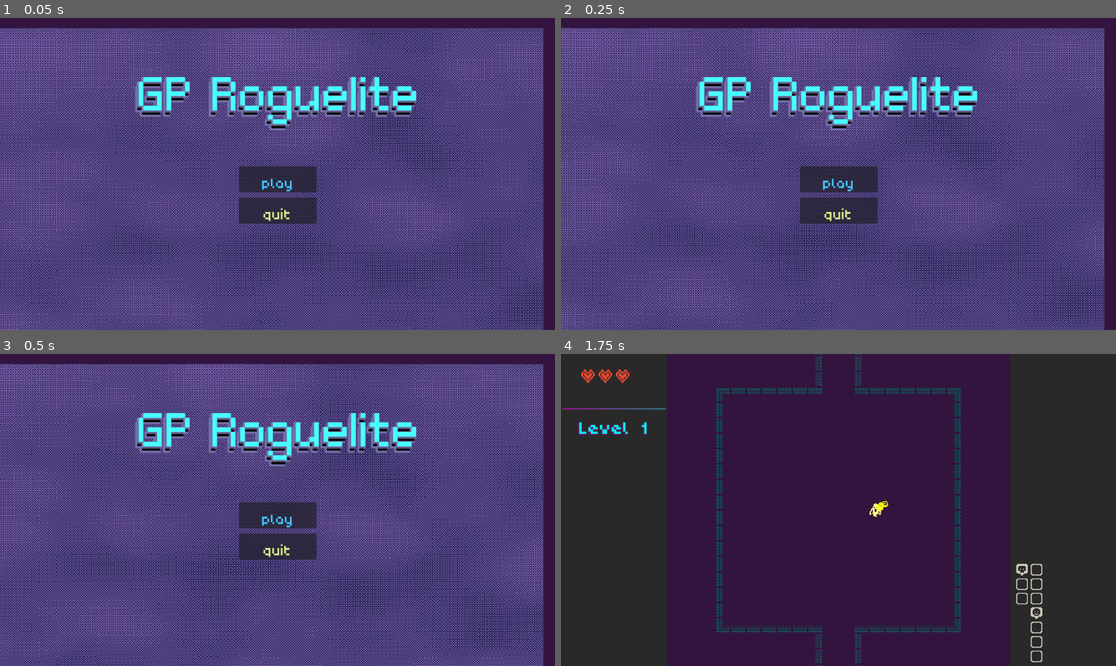
Above: before the commit, frames 1-4 (two rows, left to right).
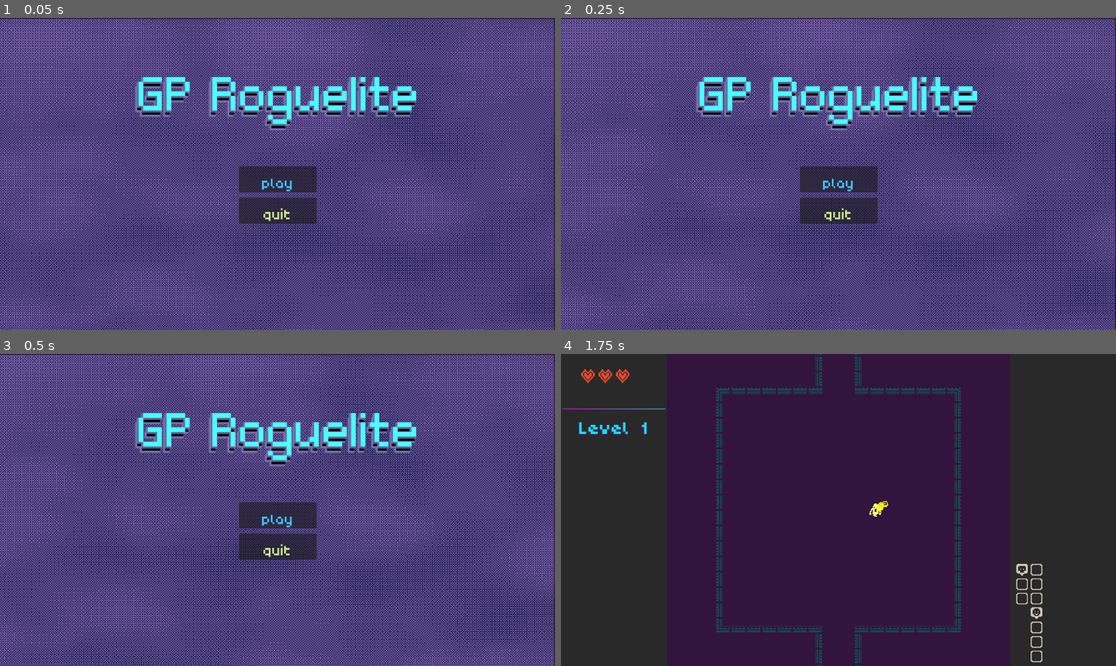
Above: after the commit, the same moments.

Repository: efredericks/gp-roguelite
Game: Godot game, scene res://scenes/menu.tscn
Two runs of this game, one before a commit and one after it. Both use one fixed random seed, a clock stepped at 60 frames per second and the inputs below. Sound files missing from this copy of the repository are replaced by a short silence.
Inputs (mouse positions are in pixels of both pictures, inside the frame that each line leads up to):
- Up to frame 1 (0.05 s): no input
- Up to frame 2 (0.25 s): no input
- Up to frame 3 (0.5 s): no input
- Up to frame 4 (1.75 s): click "play" at 0.5 s; tap Enter at 1.25 s; move the mouse to (960, 494) at 1.27 s; press the mouse at (960, 494) at 1.28 s; hold D (move_right) from 1.28 s (still down)

The runs differ from the first frame. In frame 1, 7.5% of the frame differs, in the area x 0-100%, y 0-100%; in frame 2, 7.5%; in frame 3, 7.5%; in frame 4, nothing differs.

Commit message:
start of enemy programs, cleanup, debug

Diff:
--- a/project.godot
+++ b/project.godot
@@ -67,6 +67,16 @@
 "events": [Object(InputEventMouseButton,"resource_local_to_scene":false,"resource_name":"","device":-1,"window_id":0,"a …(253 unchanged characters)…
 ]
 }
+restart={
+"deadzone": 0.2,
+"events": [Object(InputEventKey,"resource_local_to_scene":false,"resource_name":"","device":-1,"window_id":0,"alt_pressed":false,"shift_pressed":false,"ctrl_pressed":false,"meta_pressed":false,"pressed":false,"keycode":0,"physical_keycode":82,"key_label":0,"unicode":114,"location":0,"echo":false,"script":null)
+]
+}
+invincible={
+"deadzone": 0.2,
+"events": [Object(InputEventKey,"resource_local_to_scene":false,"resource_name":"","device":-1,"window_id":0,"alt_pressed":false,"shift_pressed":true,"ctrl_pressed":false,"meta_pressed":false,"pressed":false,"keycode":0,"physical_keycode":96,"key_label":0,"unicode":126,"location":0,"echo":false,"script":null)
+]
+}
 
 [layer_names]
 
--- /dev/null
+++ b/scenes/enemies/enemy_gp.tscn
@@ -0,0 +1,15 @@
+[gd_scene format=3 uid="uid://bjh4vkkvloeej"]
+
+[ext_resource type="PackedScene" uid="uid://b37onasdp1ora" path="res://scenes/enemies/enemy.tscn" id="1_mw5ax"]
+
+[node name="enemy" unique_id=1570522543 instance=ExtResource("1_mw5ax")]
+currHP = null
+maxHP = null
+attack_damage = null
+attack_range = null
+attack_rate = null
+is_shooter = null
+shoot_pattern = null
+shoot_rate = null
+drop_chance = null
+is_boss = null
--- a/scenes/menu.tscn
+++ b/scenes/menu.tscn
@@ -41,10 +41,9 @@
 [node name="BGShader" type="ColorRect" parent="." unique_id=244248881]
 material = SubResource("ShaderMaterial_g3eks")
 layout_mode = 0
-offset_left = -23.0
-offset_top = 21.0
-offset_right = 1128.0
-offset_bottom = 671.0
+offset_top = 2.0
+offset_right = 1150.0
+offset_bottom = 652.0
 
 [node name="title2" type="Label" parent="." unique_id=653372373]
 layout_mode = 1
--- a/scripts/enemy.gd
+++ b/scripts/enemy.gd
@@ -1,7 +1,7 @@
 class_name Enemy extends CharacterBody2D
 
 enum ShootPattern {
-	TARGET, CROSS, X
+	TARGET, CROSS, X, ALG,
 }
 @export var currHP: int = 4
 @export var maxHP: int = 4
@@ -41,7 +41,20 @@
 var player_dir: Vector2
 var player_dist: float
 
+# program-based execution
+var projectile_stack: Array[float]
+var program: Array[String]
+var program_counter: int
+var wait_timer: int
+
+var OP_CODES: Array[String] = [
+	"WAIT_20", "AIM", "FIRE_ONE", "RADIAL_4", "WAIT_40", "RADIAL_8", "FIRE_ALL"
+]
+
 func _ready() -> void:
+
+	#program = ["WAIT_20", "AIM", "FIRE_ONE", "WAIT_20", "RADIAL_4", "FIRE_ONE", "FIRE_ONE", "FIRE_ONE", "FIRE_ONE", "WAIT_40", "RADIAL_8", "FIRE_ALL"]
+
 	player = get_tree().get_first_node_in_group("Player")
 	GlobalSignals.OnPlayerEnterRoom.connect(_on_player_enter_room)
 
@@ -49,13 +62,23 @@
 	is_active = false
 	room = in_room
 
+	projectile_stack = []
+	program = []
+	program_counter = 0
+	wait_timer = 0
+
+	for r in range(randi_range(1, 20)):
+		var op = OP_CODES[randi_range(0, len(OP_CODES)-1)]
+		program.append(op)
+
 # activate when player enters
 func _on_player_enter_room(player_room: Room):
 	is_active = player_room == room
 
 func _process(_delta: float) -> void:
-	if Time.get_unix_time_from_system() - last_shoot_time > shoot_rate and is_shooter and is_active:
-		_shoot()
+	""" old attacking """
+	#if Time.get_unix_time_from_system() - last_shoot_time > shoot_rate and is_shooter and is_active:
+		#_shoot()
 
 	_move_wobble()
 
@@ -67,9 +90,13 @@
 
 	sprite.flip_h = player_dir.x < 0
 
+	_step_program()
+
+	""" old attacking
 	if player_dist < attack_range:
 		_try_attack()
 		return
+	"""
 
 	var local_avoidance = _local_avoidance()
 	if local_avoidance.length() > 0:
@@ -83,6 +110,54 @@
 
 	move_and_slide()
 	# if is_active:
+
+func _step_program() -> void:
+	if wait_timer > 0:
+		wait_timer -= 1
+		return
+
+	# wrap execution
+	if program_counter > len(program) - 1:
+		program_counter = 0
+
+	match program[program_counter]:
+		"AIM":
+			#if player_dist < attack_range:
+			var dir = player.global_position - global_position
+			projectile_stack.push_back(dir.angle() + PI/2.)
+			program_counter += 1
+		"WAIT_20":
+			wait_timer = 20
+			program_counter += 1
+		"WAIT_40":
+			wait_timer = 40
+			program_counter += 1
+		"RADIAL_4":
+			for i in range(4):
+				projectile_stack.push_back((float(i) / 4.0) * TAU)
+			program_counter += 1
+		"RADIAL_8":
+			for i in range(8):
+				projectile_stack.push_back((float(i) / 8.0) * TAU)
+			program_counter += 1
+		"RADIAL_16":
+			for i in range(16):
+				projectile_stack.push_back((float(i) / 16.0) * TAU)
+			program_counter += 1
+
+		"FIRE_ONE":
+			if len(projectile_stack) > 0:
+				_shoot_angle(projectile_stack.pop_back())
+			program_counter += 1
+		"FIRE_ALL":
+			var angles = projectile_stack.duplicate()
+			projectile_stack.clear()
+			for angle in angles:
+				_shoot_angle(angle)
+			program_counter += 1
+
+		_:  # unknown
+			program_counter += 1
 
 
 func _try_attack():
@@ -147,6 +222,15 @@
 	var obstacle_dir = global_position.direction_to(obstacle_point)
 	return Vector2(-obstacle_dir.y, obstacle_dir.x) # return adjacent
 
+func _shoot_angle(angle: float) -> void:
+	# instantiate projectile
+		var proj = projectile_scene.instantiate()
+		get_tree().get_root().add_child.call_deferred(proj)
+		proj.owner_character = self
+		proj.global_position = muzzle.global_position
+		proj.rotation_degrees = rad_to_deg(angle)# Vector2.RIGHT.rotated(angle)
+		proj.get_node("PointLight2D").color = Color(0.794, 0.0, 0.0, 1.0)
+		proj.add_to_group("enemy")
 
 func _shoot(dir = null) -> void:
 	last_shoot_time = Time.get_unix_time_from_system()
--- /dev/null
+++ b/scripts/game_gp/enemy_genome.gd
@@ -0,0 +1 @@
+class_name EnemyGenome
--- /dev/null
+++ b/scripts/game_gp/metrics.gd
@@ -0,0 +1,13 @@
+class_name GPMetrics
+
+var time_to_clear_room: float
+var player_hp_lost: float
+var bullets_dodged: int
+var player_deaths: int
+var enemy_types_present: Array
+
+func _score_enemy() -> void:
+	pass
+
+func _score_layout() -> void:
+	pass
--- /dev/null
+++ b/scripts/game_gp/room_genome.gd
@@ -0,0 +1,12 @@
+class_name RoomGenome
+
+var obstacles: Array
+var enemies: Array
+
+enum Functions {
+	PLACE_OBSTACLE, PLACE_ENEMY, PLACE_ITEM,
+}
+enum Terminals {
+	OBSTACLE_BLOCKING, OBSTACLE_PASSTHRU, OBSTACLE_HARM,
+	ENEMY_FOLLOW, ENEMY
+}
--- /dev/null
+++ b/scripts/game_gp/run_state.gd
@@ -0,0 +1 @@
+class_name RunState
--- a/scripts/game_state.gd
+++ b/scripts/game_state.gd
@@ -7,3 +7,31 @@
 var player_base_hp: int = 3
 var player_hp: int = player_base_hp
 var player_max_hp: int = player_base_hp
+
+var debug_invincible: bool = false
+
+var restart_hold_time: float = 0.0
+var restart_hold_duration: float = 2.0  # seconds to hold
+
+func _process(delta: float) -> void:
+	if Input.is_action_just_pressed("invincible"):
+		debug_invincible = not debug_invincible
+		GlobalSignals.OnDebug.emit.call_deferred()
+
+	if Input.is_action_pressed("restart"):
+		restart_hold_time += delta
+		# update your UI progress bar / indicator here
+		if restart_hold_time >= restart_hold_duration:
+			_restart()
+	else:
+		restart_hold_time = 0.0
+
+func reset_data() -> void:
+	current_level = 1
+	restart_hold_time = 0.0
+	player_hp = GameState.player_base_hp
+	player_max_hp = GameState.player_base_hp
+
+func _restart() -> void:
+	reset_data()
+	get_tree().reload_current_scene()
--- a/scripts/global_signals.gd
+++ b/scripts/global_signals.gd
@@ -3,3 +3,4 @@
 signal OnPlayerEnterRoom(room: Room)
 signal OnDefeatEnemy(enemy: Enemy)
 signal OnPlayerUpdateHealth(currHP: int, maxHP: int)
+signal OnDebug()
--- a/scripts/menu.gd
+++ b/scripts/menu.gd
@@ -4,7 +4,7 @@
 	get_tree().quit()
 
 func _on_play_button_pressed() -> void:
-	GameState.player_hp = GameState.player_base_hp
-	GameState.player_max_hp = GameState.player_base_hp
-
+	#GameState.player_hp = GameState.player_base_hp
+	#GameState.player_max_hp = GameState.player_base_hp
+	GameState.reset_data()
 	get_tree().change_scene_to_file("res://scenes/main.tscn")
--- a/scripts/player.gd
+++ b/scripts/player.gd
@@ -23,6 +23,7 @@
 
 func _ready() -> void:
 	GlobalSignals.OnPlayerUpdateHealth.emit.call_deferred(currHP, maxHP)
+	GlobalSignals.OnDebug.connect(_on_debug)
 
 func _process(delta: float) -> void:
 	# aim towards mouse
@@ -70,14 +71,15 @@
 	#move_and_slide()
 
 func take_damage(amount: int) -> void:
-	_damage_flash()
-	$DamagedSound.play()
+	if not GameState.debug_invincible:
+		_damage_flash()
+		$DamagedSound.play()
 
-	currHP -= amount
-	GlobalSignals.OnPlayerUpdateHealth.emit(currHP, maxHP)
-	GameState.player_hp = currHP # update global state
-	if currHP <= 0:
-		die()
+		currHP -= amount
+		GlobalSignals.OnPlayerUpdateHealth.emit(currHP, maxHP)
+		GameState.player_hp = currHP # update global state
+		if currHP <= 0:
+			die()
 
 func die() -> void:
 	# await $DamagedSound.finished # wait for final sound
@@ -123,3 +125,9 @@
 	var t = Time.get_unix_time_from_system()
 	var rot = 2 * sin(20 * t)
 	sprite.rotation_degrees = rot
+
+func _on_debug() -> void:
+	if GameState.debug_invincible:
+		modulate = Color.RED
+	else:
+		modulate = Color.WHITE
--- a/scripts/room_generation.gd
+++ b/scripts/room_generation.gd
@@ -127,22 +127,50 @@
 			room.set_neighbor.call_deferred(Room.Direction.SOUTH, get_room_from_map(x, y + 1))
 		if x < map_size - 1 and _get_map(x + 1, y):
 			room.set_neighbor.call_deferred(Room.Direction.EAST, get_room_from_map(x + 1, y))
-		if y > 0 and _get_map(x - 1, y):
+		if x > 0 and _get_map(x - 1, y):
+		#if y > 0 and _get_map(x - 1, y):
 			room.set_neighbor.call_deferred(Room.Direction.WEST, get_room_from_map(x - 1, y))
 
 	first_room.player_enter.call_deferred(Room.Direction.NORTH, player, true)
 
+# distance based
 func _decide_boss_room() -> Vector2:
-	var i = 0
-	while i < 100:
-		var x = randi_range(0, map_size - 1)
-		var y = randi_range(0, map_size - 1)
+	var candidates: Array[Vector2] = []
+	var farthest_pos := Vector2(first_room_x, first_room_y)
+	var max_dist := 0.0
 
-		if first_room_x == x and first_room_y == y:
-			continue
-		if _get_map(x, y):
-			return Vector2(x, y)
-	return Vector2.ZERO
+	for x in range(map_size):
+		for y in range(map_size):
+			if not _get_map(x, y):
+				continue
+			if x == first_room_x and y == first_room_y:
+				continue
+
+			var dist = abs(x - first_room_x) + abs(y - first_room_y)  # manhattan distance
+			#if dist > max_dist:
+				#max_dist = dist
+				#farthest_pos = Vector2(x, y)
+			if dist > max_dist:
+				max_dist = dist
+				candidates = [Vector2(x, y)]
+			elif dist == max_dist:
+				candidates.append(Vector2(x, y))
+
+	return candidates[randi_range(0, candidates.size() - 1)]
+	#return farthest_pos
+# old
+#func _decide_boss_room() -> Vector2:
+	##var i = 0
+	##while i < 100:
+	#for i in range(100):
+		#var x = randi_range(0, map_size - 1)
+		#var y = randi_range(0, map_size - 1)
+#
+		#if first_room_x == x and first_room_y == y:
+			#continue
+		#if _get_map(x, y):
+			#return Vector2(x, y)
+	#return Vector2.ZERO
 
 # map helper functions
 func get_room_from_map(x: int, y: int) -> Room:
Not shown, added: scripts/game_gp/enemy_genome.gd.uid
Not shown, added: scripts/game_gp/metrics.gd.uid
Not shown, added: scripts/game_gp/room_genome.gd.uid
Not shown, added: scripts/game_gp/run_state.gd.uid
